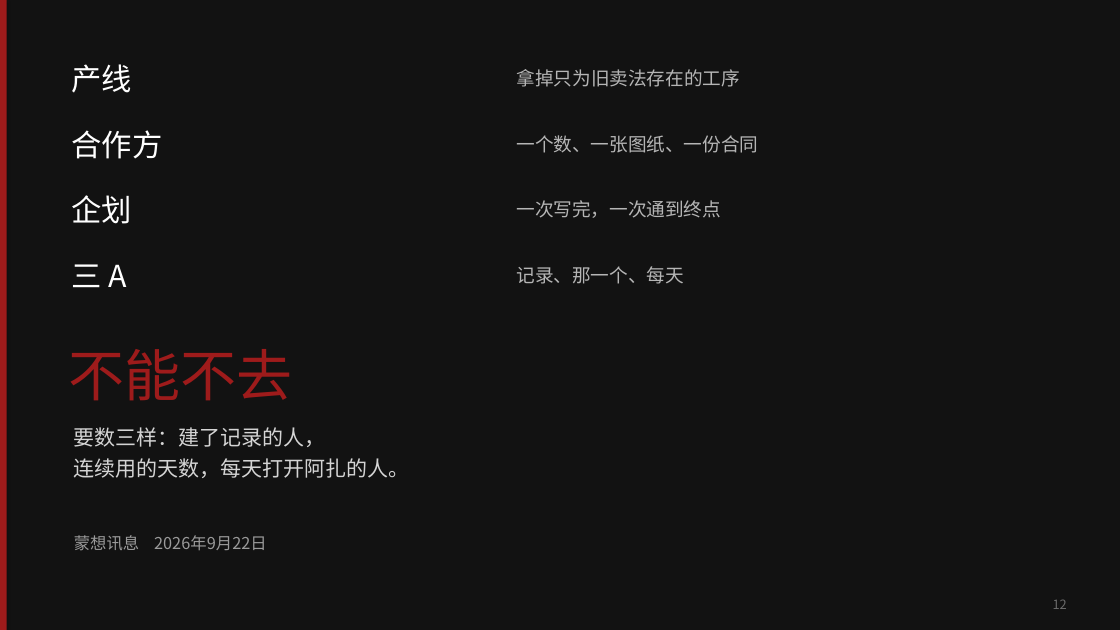
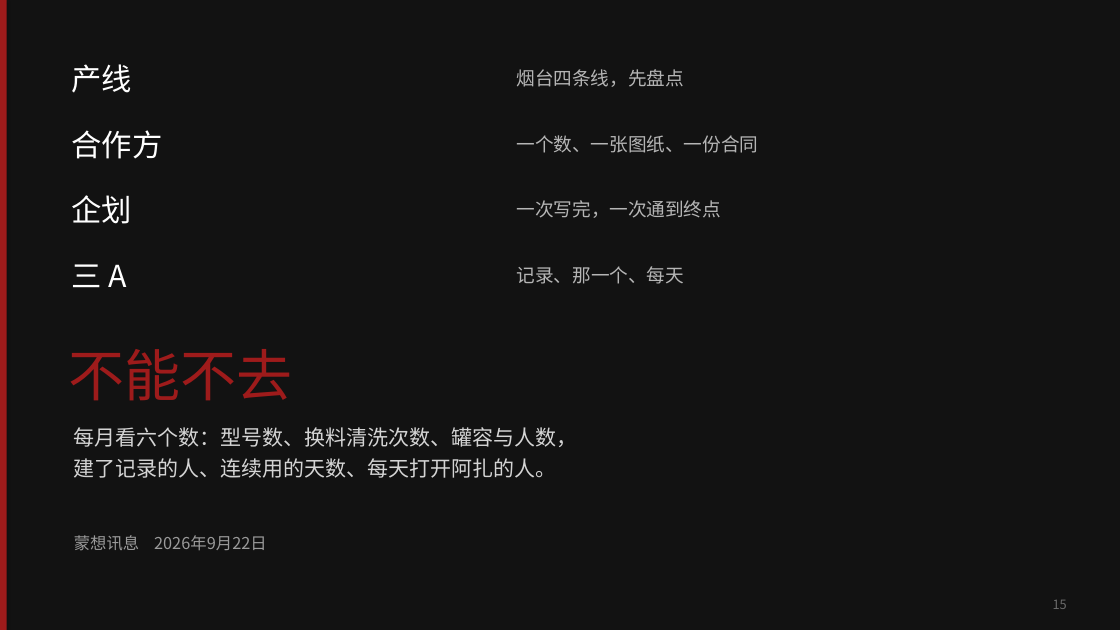
Before and after one commit to headshot9999/xiaoyi, a slide deck: slide 15 of 艾多美何以成为100兆韩元企业.pptx (slide 12 before the commit). Drawn at 1120x630 pixels with LibreOffice and Linux fonts; fonts in the diff are those of the drawing. Boxes give left, top, right and bottom in pixels: in the first picture for what was removed or moved away, otherwise in the second. Text is boxed around its words. In the diff, an @@ line names an element or a change of style, - is before the commit and + after.

```diff
--- a/艾多美何以成为100兆韩元企业.pptx
+++ b/艾多美何以成为100兆韩元企业.pptx
@@ text at bbox=[517, 69, 684, 87]: text changed @@
-拿掉只为旧卖法存在的工序
+烟台四条线，先盘点
@@ text at bbox=[74, 427, 578, 478]: text changed @@
-要数三样：建了记录的人，
-连续用的天数，每天打开阿扎的人。
+每月看六个数：型号数、换料清洗次数、罐容与人数，
+建了记录的人、连续用的天数、每天打开阿扎的人。
@@ text at bbox=[1053, 600, 1067, 609]: text changed @@
-12
+15
```
Also in this commit, not shown: 6 other slides changed, 3 slides added, 3 other files.
